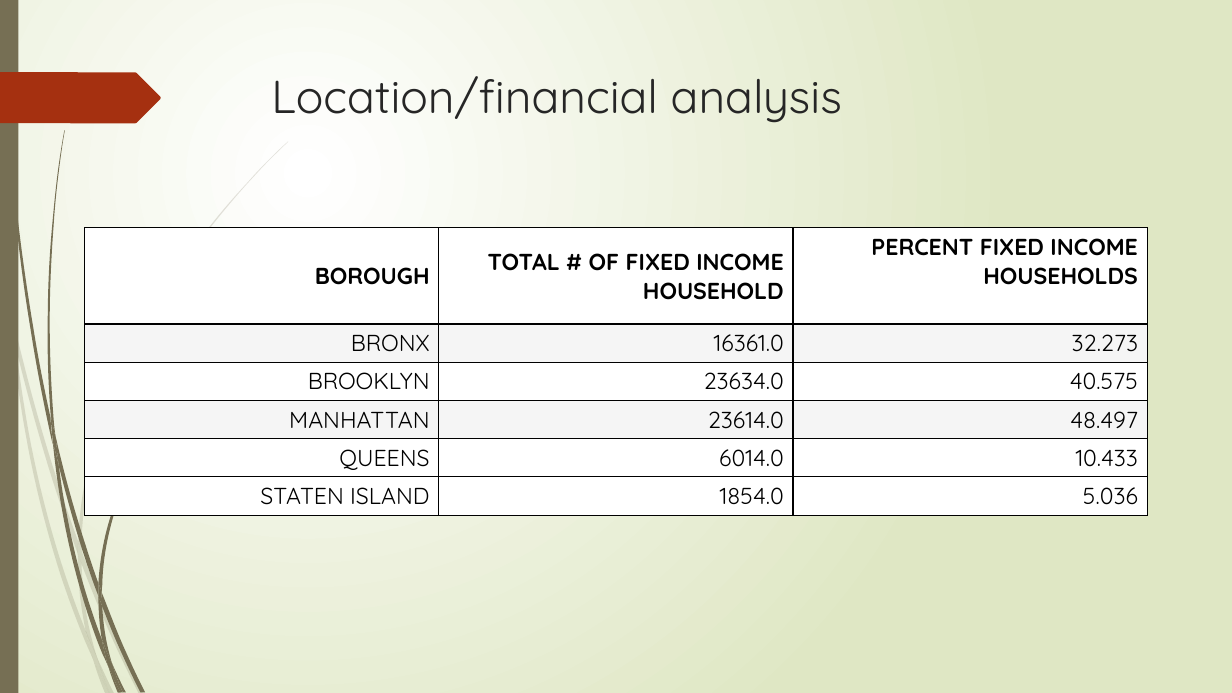
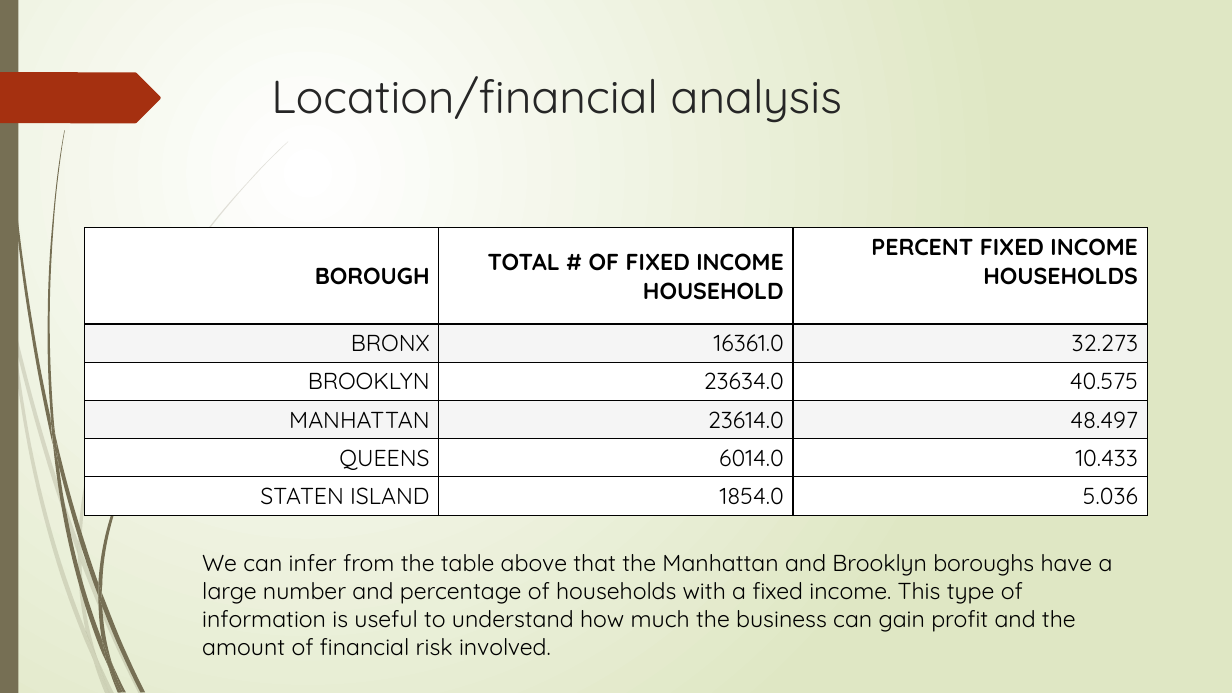
Before and after one commit to DerekDTran/Coursera_Capstone, a slide deck: slide 4 of Presentation.pptx. Drawn at 1232x693 pixels with LibreOffice and Linux fonts; fonts in the diff are those of the drawing. Boxes give left, top, right and bottom in pixels: in the first picture for what was removed or moved away, otherwise in the second. Text is boxed around its words. In the diff, an @@ line names an element or a change of style, - is before the commit and + after.

```diff
--- a/Presentation.pptx
+++ b/Presentation.pptx
@@ text added at box(202, 554, 1113, 656), 18 pt, text #000000 @@
+We can infer from the table above that the Manhattan and Brooklyn boroughs have a large number and percentage of households with a fixed income. This type of information is useful to understand how much the business can gain profit and the amount of financial risk involved.
```
Also in this commit, not shown: 5 other slides changed, 1 slide added, 1 slide removed.
